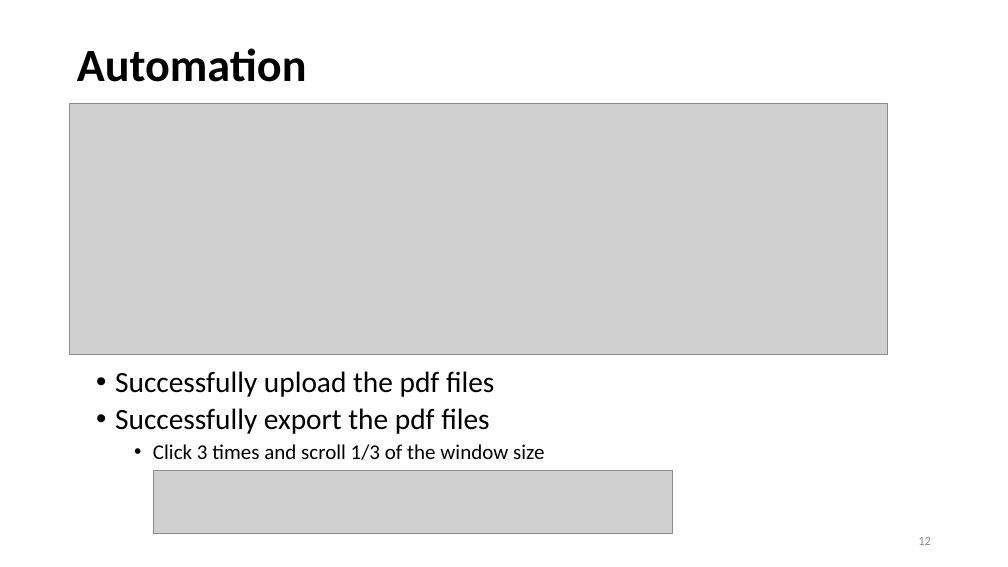
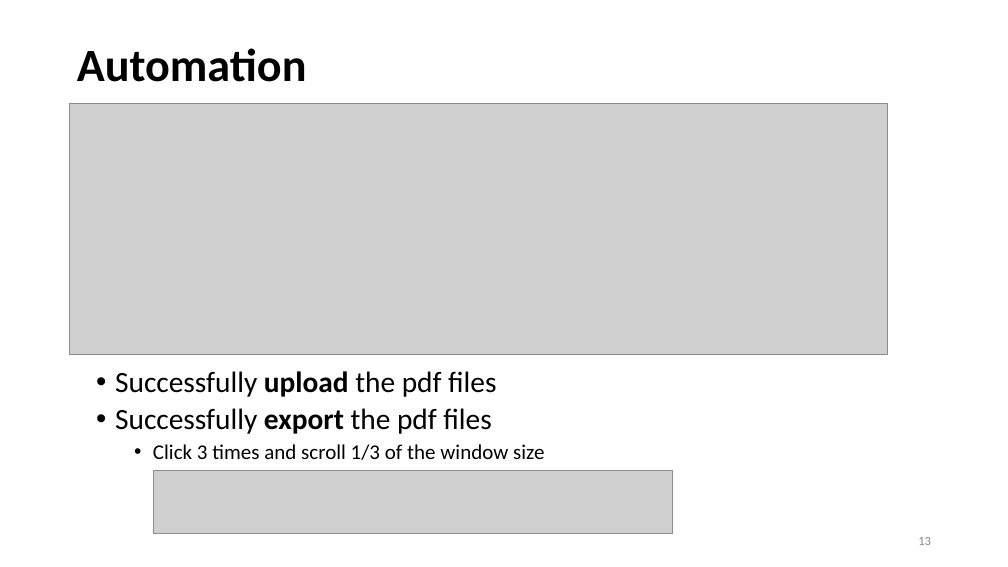
Before and after one commit to Bai1026/Intern-IIS, a slide deck: slide 13 of Meeting/Presentation_0809.pptx (slide 12 before the commit). Drawn at 1008x567 pixels with LibreOffice and Linux fonts; fonts in the diff are those of the drawing; grey boxes stand for pictures. Boxes give left, top, right and bottom in pixels: in the first picture for what was removed or moved away, otherwise in the second. Text is boxed around its words. In the diff, an @@ line names an element or a change of style, - is before the commit and + after.

```diff
--- a/Meeting/Presentation_0809.pptx
+++ b/Meeting/Presentation_0809.pptx
@@ text at bbox=[115, 371, 496, 434]: bold on in "upload", "export" @@
```
Also in this commit, not shown: 2 other slides changed, 5 slides added, 4 slides removed, 31 other files.
